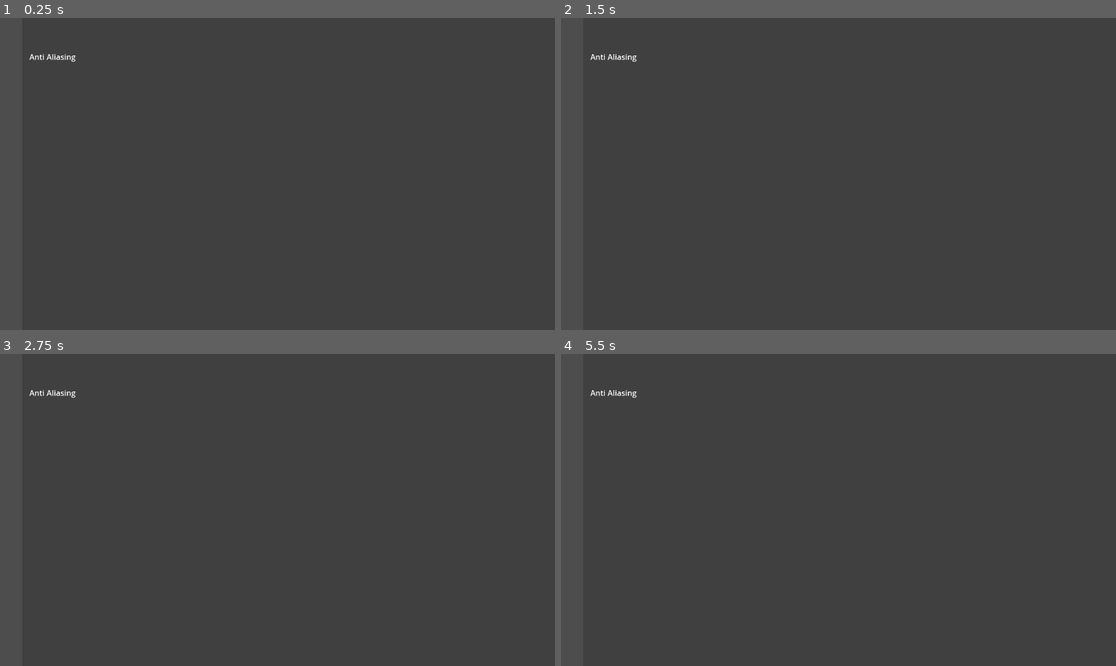
Above: before the commit, frames 1-4 (two rows, left to right).
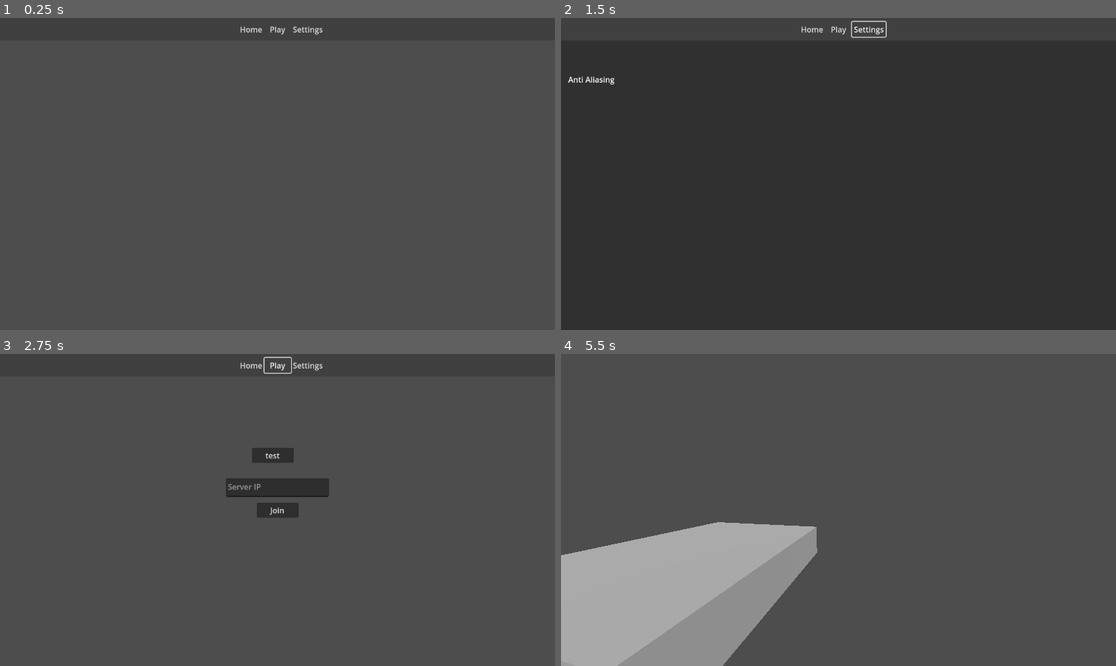
Above: after the commit, the same moments.

Repository: Sheep26/Godot-Strike
Game: Godot game, scene res://Scenes/ui/MainMenu.tscn
Same seed, same stepped clock (60 frames per second), same inputs: the game is played once before the commit and once after it. Before the commit the project starts from res://Scenes/ui/SettingsMenu.tscn.
Inputs (mouse positions are in pixels of both pictures, inside the frame that each line leads up to):
- Up to frame 1 (0.25 s): no input
- Up to frame 2 (1.5 s): click (810, 30) at 0.5 s, where only the run after the commit has a clickable "Home"; click (866, 30) at 1.25 s, where only the run after the commit has a clickable "Settings"
- Up to frame 3 (2.75 s): click (277, 366) at 2 s, where only the run after the commit has a clickable "Play"
- Up to frame 4 (5.5 s): click (838, 510) at 2.75 s, where only the run after the commit has a clickable "Join"; click (832, 453) at 3.5 s, where only the run after the commit has a clickable "test"; tap Enter at 4.25 s; move the mouse to (960, 494) at 4.27 s; hold D (MOVERIGHT) 4.28-5.03 s; tap Space (JUMP) at 4.52, 5.27 s; move the mouse to (727, 525) at 5.02 s; hold S (MOVEBACKWARDS) from 5.03 s (still down)

The runs differ from the first frame. In frame 1, 0.2% of the frame differs, in the area x 5-59%, y 2-15%; in frame 2, 4.1%; in frame 3, 0.5%; in frame 4, 17%, in the area x 0-47%, y 11-100%.

Commit message:
e

Diff:
--- a/Scenes/ui/MainMenu.tscn
+++ b/Scenes/ui/MainMenu.tscn
@@ -12,13 +12,46 @@
 script = ExtResource("1_y2ie4")
 
 [node name="ColorRect" type="ColorRect" parent="."]
-offset_right = 46.0
-offset_bottom = 648.0
+layout_mode = 0
+offset_right = 1152.0
+offset_bottom = 47.0
 color = Color(0.231373, 0.231373, 0.231373, 0.733333)
 
 [node name="HomeButton" type="Button" parent="ColorRect"]
+layout_mode = 1
+anchors_preset = 5
+anchor_left = 0.5
+anchor_right = 0.5
+offset_left = -82.0
+offset_top = 8.0
+offset_right = -27.0
+offset_bottom = 39.0
+grow_horizontal = 2
+text = "Home"
+flat = true
+
+[node name="PlayButton" type="Button" parent="ColorRect"]
+layout_mode = 1
+anchors_preset = 5
+anchor_left = 0.5
+anchor_right = 0.5
+offset_left = -27.0
+offset_top = 8.0
+offset_right = 28.0
+offset_bottom = 39.0
+grow_horizontal = 2
+text = "Play"
+flat = true
+
+[node name="SettingsButton" type="Button" parent="ColorRect"]
 layout_mode = 0
-offset_right = 46.0
-offset_bottom = 46.0
+offset_left = 604.0
+offset_top = 8.0
+offset_right = 659.0
+offset_bottom = 39.0
+text = "Settings"
+flat = true
 
 [connection signal="pressed" from="ColorRect/HomeButton" to="." method="_homeButtonPressed"]
+[connection signal="pressed" from="ColorRect/PlayButton" to="." method="_playButtonPressed"]
+[connection signal="pressed" from="ColorRect/SettingsButton" to="." method="_settingsButtonPressed"]
--- /dev/null
+++ b/Scenes/ui/PlayMenu.tscn
@@ -0,0 +1,52 @@
+[gd_scene load_steps=2 format=3 uid="uid://78jj5ujf2gy"]
+
+[ext_resource type="Script" path="res://Scenes/ui/test.gd" id="1_m556v"]
+
+[node name="PlayMenu" type="Control"]
+layout_mode = 3
+anchors_preset = 15
+anchor_right = 1.0
+anchor_bottom = 1.0
+grow_horizontal = 2
+grow_vertical = 2
+script = ExtResource("1_m556v")
+
+[node name="TextEdit" type="TextEdit" parent="."]
+layout_mode = 1
+anchors_preset = 8
+anchor_left = 0.5
+anchor_top = 0.5
+anchor_right = 0.5
+anchor_bottom = 0.5
+offset_left = -107.0
+offset_top = -66.5
+offset_right = 107.0
+offset_bottom = -27.5
+grow_horizontal = 2
+grow_vertical = 2
+placeholder_text = "Server IP"
+
+[node name="Button" type="Button" parent="."]
+layout_mode = 1
+anchors_preset = 8
+anchor_left = 0.5
+anchor_top = 0.5
+anchor_right = 0.5
+anchor_bottom = 0.5
+offset_left = -43.5
+offset_top = -15.5
+offset_right = 43.5
+offset_bottom = 15.5
+grow_horizontal = 2
+grow_vertical = 2
+text = "Join"
+
+[node name="Button2" type="Button" parent="."]
+layout_mode = 0
+offset_left = 523.0
+offset_top = 195.0
+offset_right = 610.0
+offset_bottom = 226.0
+text = "test"
+
+[connection signal="pressed" from="Button2" to="." method="_on_button_2_pressed"]
--- a/Scenes/ui/SettingsMenu.tscn
+++ b/Scenes/ui/SettingsMenu.tscn
@@ -9,10 +9,11 @@
 grow_vertical = 2
 
 [node name="ColorRect" type="ColorRect" parent="."]
-offset_left = 46.0
+layout_mode = 0
+offset_top = 47.0
 offset_right = 1152.0
 offset_bottom = 648.0
-color = Color(0.231373, 0.231373, 0.231373, 0.733333)
+color = Color(0.168627, 0.168627, 0.168627, 0.854902)
 
 [node name="AntiAliasing" type="Control" parent="ColorRect"]
 anchors_preset = 0
--- /dev/null
+++ b/Scenes/ui/test.gd
@@ -0,0 +1,19 @@
+extends Control
+
+
+# Called when the node enters the scene tree for the first time.
+func _ready():
+	pass # Replace with function body.
+
+
+# Called every frame. 'delta' is the elapsed time since the previous frame.
+func _process(delta):
+	pass
+
+
+func _on_button_2_pressed():
+	get_tree().current_scene.queue_free()
+	var s = ResourceLoader.load("res://Maps/example_map.tscn")
+	var new = s.instantiate()
+	get_tree().root.add_child(new)
+	get_tree().current_scene = new
--- a/Scripts/Client.gd
+++ b/Scripts/Client.gd
@@ -1,19 +1,22 @@
 extends Node
 
 class Menu:
-	var name: String
-	var id: int
+	var oname: String
+	var oid: int
 	var open: bool
-	var resource
-	var instance
+	var oresource
+	var instance: Node
 
 	func _init(name, id, resource):
-		self.name = name
-		self.id = id
-		self.resource = resource
+		self.oname = name
+		self.oid = id
+		self.oresource = resource
+
+	func _instantiate():
+		instance = oresource.instantiate()
 
 func _ready():
 	pass
 
-func _process(delta):
+func _process(_delta):
 	pass
--- a/Scripts/MainMenu.gd
+++ b/Scripts/MainMenu.gd
@@ -1,19 +1,36 @@
 extends Node
 @onready var settings = Client.Menu.new("Settings", 0, ResourceLoader.load("res://Scenes/ui/SettingsMenu.tscn"))
+@onready var play = Client.Menu.new("Play", 0, ResourceLoader.load("res://Scenes/ui/PlayMenu.tscn"))
 var menus = []
+var i = 0
 
 func _ready():
 	menus.append(settings)
+	menus.append(play)
 
-func _process(_delta):
-	pass
+func _closeMenu(menu: Client.Menu):
+	menu.instance.queue_free()
+	menu.open = false
 
-func _settingsPressed():
-	settings.instance = settings.resource.instantiate()
-	get_tree().root.add_child(settings.instance)
+func _settingsButtonPressed():
+	for menu in menus:
+		if menu.open:
+			_closeMenu(menu)
+	settings.open = true
+	settings._instantiate()
+	add_child(settings.instance)
+	move_child(settings.instance, 0)
 
 func _homeButtonPressed():
 	for menu in menus:
 		if menu.open:
-			menu.open = false
-			get_tree().root.remove_child(menu.instance)
+			_closeMenu(menu)
+
+func _playButtonPressed():
+	for menu in menus:
+		if menu.open:
+			_closeMenu(menu)
+	play.open = true
+	play._instantiate()
+	add_child(play.instance)
+	move_child(play.instance, 0)
--- a/project.godot
+++ b/project.godot
@@ -11,7 +11,7 @@
 [application]
 
 config/name="Godot Strike"
-run/main_scene="res://Scenes/ui/SettingsMenu.tscn"
+run/main_scene="res://Scenes/ui/MainMenu.tscn"
 config/features=PackedStringArray("4.1", "Forward Plus")
 config/icon="res://icon.svg"
 
